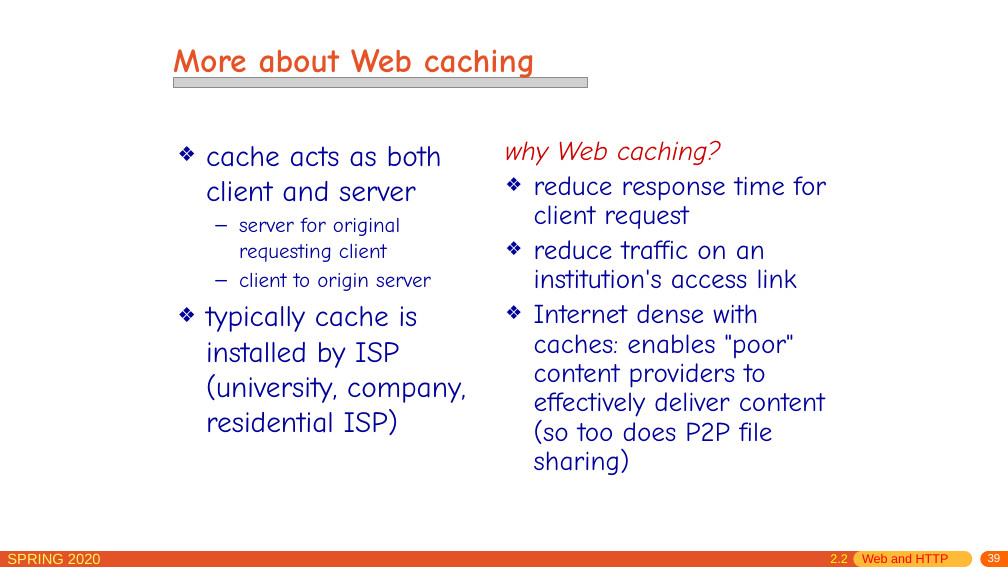
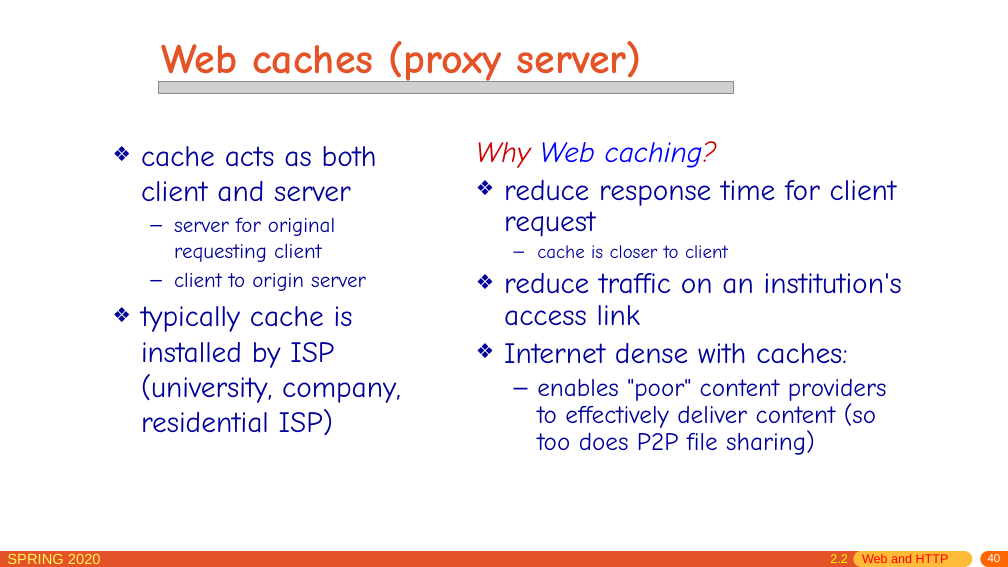
Before and after one commit to network-distributed/presentations, a slide deck: slide 40 of chapter2.pptx (slide 39 before the commit). Drawn at 1008x567 pixels with LibreOffice and Linux fonts; fonts in the diff are those of the drawing; grey boxes stand for pictures. Boxes give left, top, right and bottom in pixels: in the first picture for what was removed or moved away, otherwise in the second. Text is boxed around its words. In the diff, an @@ line names an element or a change of style, - is before the commit and + after.

```diff
--- a/chapter2.pptx
+++ b/chapter2.pptx
@@ title at bbox=[161, 41, 642, 87]: text changed; size 32 to 40 pt @@
-More about Web caching
+Web caches (proxy server)
@@ picture: place and size @@
-picture at bbox=[173, 77, 588, 87]
+picture at bbox=[159, 82, 734, 93]
@@ text "cache acts as both client ...": place and size @@
-text "cache acts as both client ..." at bbox=[206, 146, 466, 436]
+text "cache acts as both client ..." at bbox=[141, 146, 401, 436]
@@ text "Why Web caching?": place and size @@
-text "Why Web caching?" at bbox=[505, 140, 826, 475]
+text "Why Web caching?" at bbox=[476, 141, 902, 455]
@@ text at bbox=[476, 141, 717, 168]: text changed; size 25.9 to 28 pt; text colour #CC0000 to #0000FF @@
-why Web caching?
+Why Web caching?
@@ text at bbox=[504, 180, 902, 326]: size 25.9 to 28 pt in "reduce response time for client request", "reduce traffic on an institution's access link" @@
@@ text at bbox=[537, 245, 728, 258]: paragraph added @@
+  – cache is closer to client
@@ text at bbox=[504, 343, 887, 455]: text changed; size 25.9 to 24 pt @@
-❖ Internet dense with caches: enables "poor" content providers to effectively deliver content (so too does P2P file sharing)
+❖ Internet dense with caches:
+  – enables "poor" content providers to effectively deliver content (so too does P2P file sharing)
@@ page number at bbox=[988, 554, 1001, 562]: text changed @@
-39
+40
```
Also in this commit, not shown: 35 other slides changed, 6 slides added, 1 other file.
